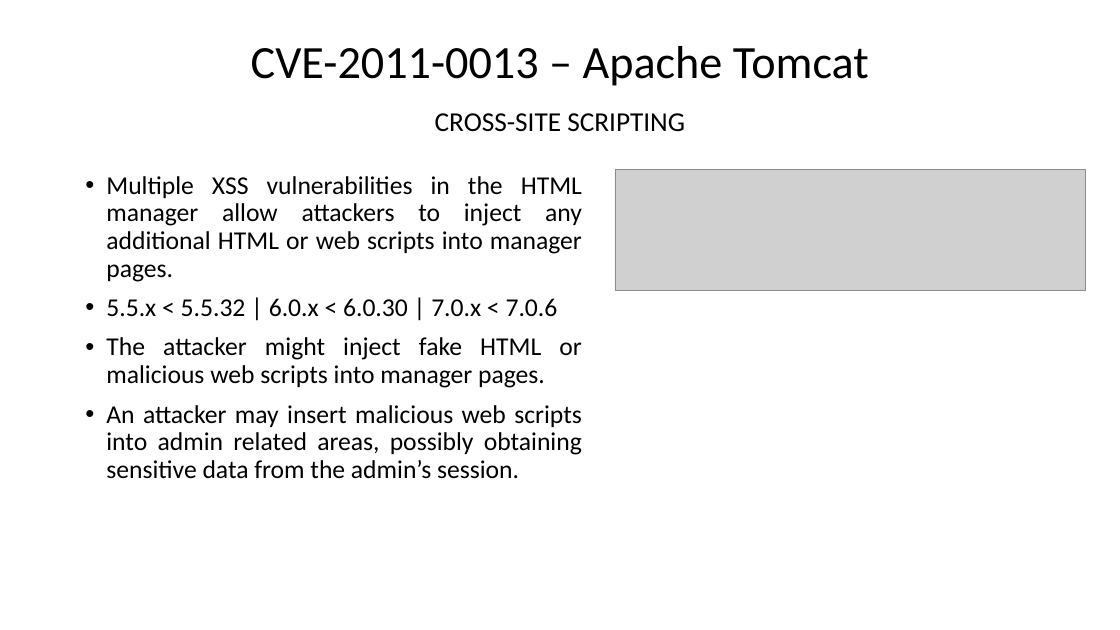
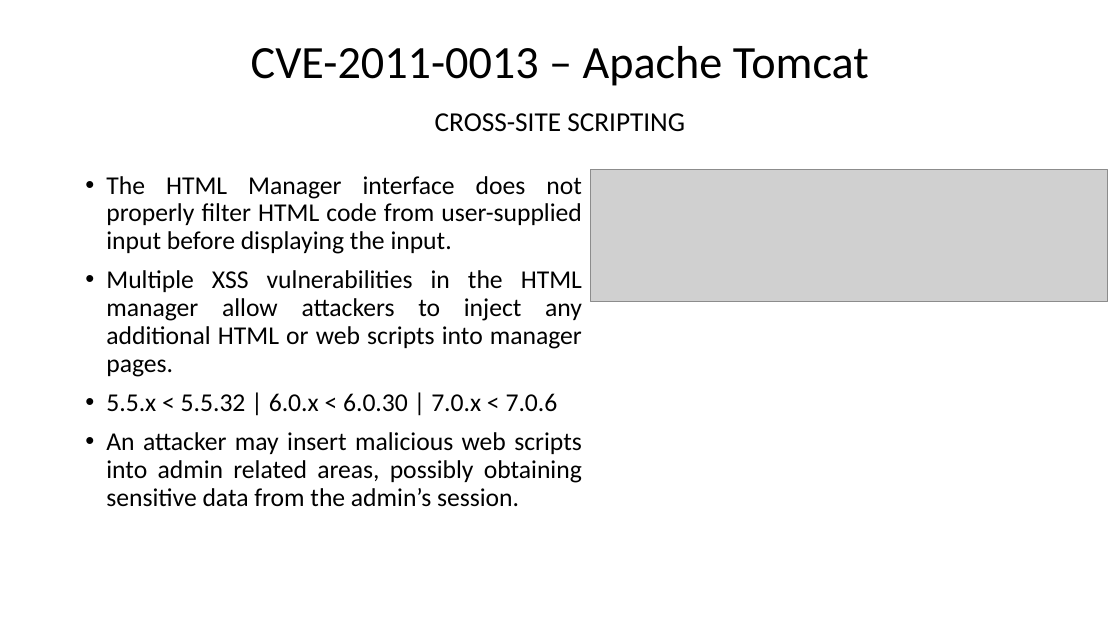
Before and after one commit to Naramsim/Offensive, a slide deck: slide 4 of Vulns Presentation.pptx. Drawn at 1120x630 pixels with LibreOffice and Linux fonts; fonts in the diff are those of the drawing; grey boxes stand for pictures. Boxes give left, top, right and bottom in pixels: in the first picture for what was removed or moved away, otherwise in the second. Text is boxed around its words. In the diff, an @@ line names an element or a change of style, - is before the commit and + after.

```diff
--- a/Vulns Presentation.pptx
+++ b/Vulns Presentation.pptx
@@ text at (x1=106, y1=176, x2=582, y2=254): paragraph added @@
+• The HTML Manager interface does not properly filter HTML code from user-supplied input before displaying the input.
@@ picture resized from (x1=615, y1=170, x2=1086, y2=291) to (x1=591, y1=170, x2=1107, y2=302) @@
@@ text at (x1=106, y1=337, x2=581, y2=388): paragraph removed @@
-• The attacker might inject fake HTML or malicious web scripts into manager pages.
```
Also in this commit, not shown: 4 other slides changed.
